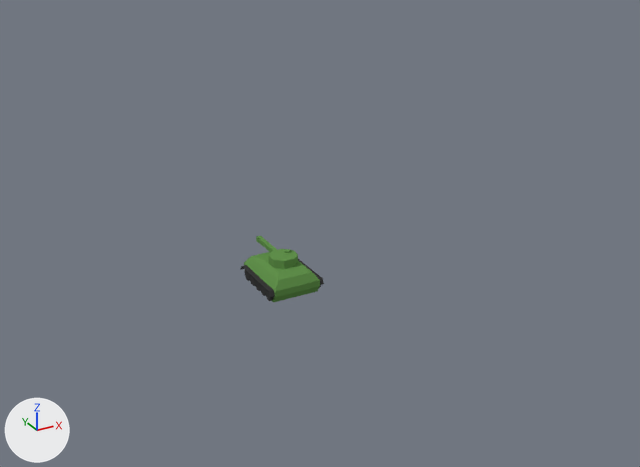
The Blender file Blender Files/Tank.blend: old version first, new version second.
The view is the same before and after, from a 50 mm camera at (-31.0, -63.1, 34.8) aimed at (2.1, -3.0, 4.7). Arrows for +X, +Y and +Z are at lower left; the lights stay in place.

In view in the first picture: 'Tank'.
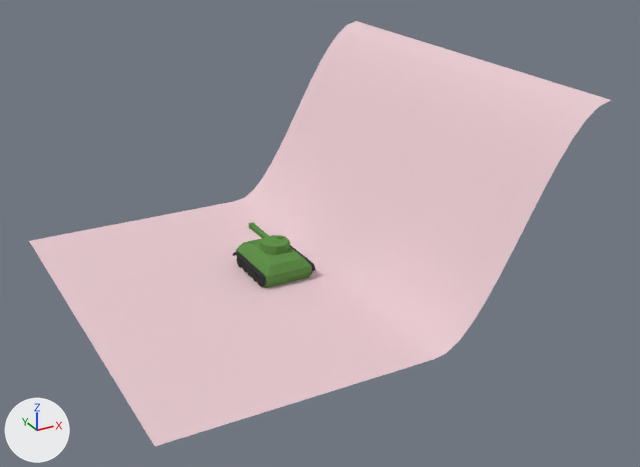
Edits to the scene script, one JSON object a line:
```json
{"op": "add", "block": "mat_material", "code": ["mat_material = diffuse_material('Material')", "mat_material.base_color = (0.8, 0.595, 0.635)  # white #e7cbd1"]}
{"op": "add", "block": "me_plane", "code": ["me_plane = bpy.data.meshes.new('Plane')", "me_plane.from_pydata(...)  # 1089 vertices, 1024 faces; spans x -1.0..1.0, y -1.0..1.0, z 0.0..0.98", "me_plane.polygons.foreach_set('use_smooth', [True] * 1024)", "me_plane.materials.append(mat_material)  # white #e7cbd1"]}
{"op": "set", "path": "ob_tank.location", "old": "(-0.01, -0.17, 1.32)", "new": "(-0.43, 0.55, 2.46)"}
{"op": "add", "block": "ob_plane", "code": ["ob_plane = bpy.data.objects.new('Plane', me_plane)", "ob_plane.location = (0.0, 0.0, 0.14)", "ob_plane.scale = (18.0, 18.0, 18.0)"]}
```

Location of each change, (x1, y1, x2, y2) in pixels of the pictures (640 x 467 px):
```json
{"object": "Plane", "change": "added", "after": [29, 21, 611, 446]}
{"object": "Tank", "change": "moved", "before": [240, 236, 324, 302], "after": [232, 222, 316, 288]}
```
